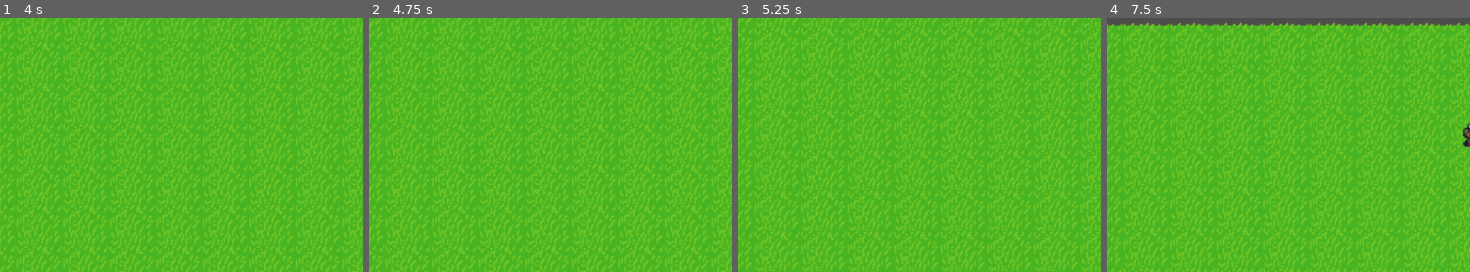
Above: before the commit, frames 1-4 (left to right).
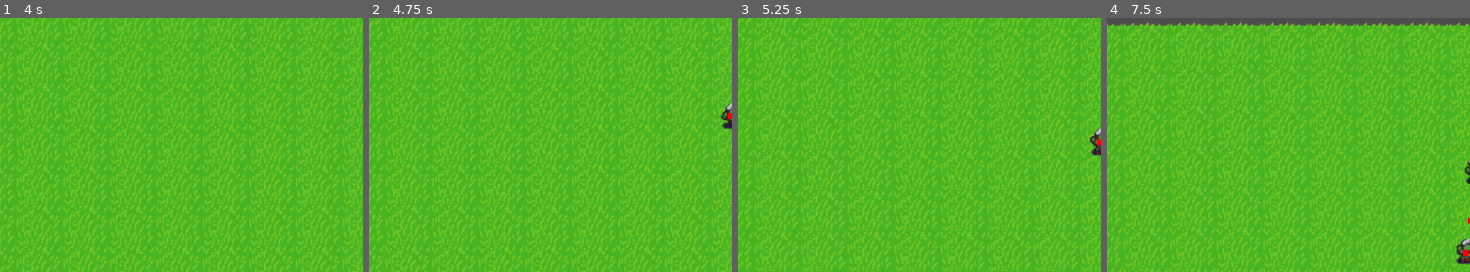
Above: after the commit, the same moments.

Repository: JesseZhong/little-lanterns
Game: Godot game, scene res://test.tscn
The game is run twice, just before and just after one commit, with the same random seed, the same clock (stepped at 60 frames per second) and the same inputs. This scene is started directly instead of the project's main scene.
Inputs (mouse positions are % of the whole screen's width and height, from its top left):
- Up to frame 1 (4 s): tap Enter at 0.5, 3.5 s; move the mouse to (39, 70) at 0.52 s; hold E (move_up) 0.53-1.25 s; hold O (charge_attack) 0.53-1.25 s; click (39, 70) at 0.67 s; drag from (78, 65) to (45, 50) at 1.27 s; tap Space at 2 s; move the mouse to (12, 35) at 2.02 s; hold S (move_left) 2.03-2.75 s; hold J (light_attack) 2.03-2.75 s; drag from (50, 50) to (12, 35) at 2.77 s; move the mouse to (28, 25) at 3.52 s; hold D (move_down) from 3.53 s (still down); hold Shift from 3.53 s (still down)
- Up to frame 2 (4.75 s): release D (move_down) at 4.25 s; release Shift at 4.25 s; drag from (69, 45) to (28, 25) at 4.27 s
- Up to frame 3 (5.25 s): tap Space at 5 s; move the mouse to (23, 55) at 5.02 s; hold E (move_up) from 5.03 s (still down); tap Ctrl at 5.1 s; click (23, 55) at 5.17 s
- Up to frame 4 (7.5 s): release E (move_up) at 5.75 s; drag from (56, 28) to (45, 50) at 5.77 s; tap Enter at 6.5 s; move the mouse to (39, 70) at 6.52 s; hold F (move_right) 6.53-7.25 s; hold I (heavy_attack) 6.53-7.25 s; drag from (78, 65) to (45, 50) at 7.27 s
The pictures show only the part of the screen within x 50-100%, y 17-67%; the shares and areas given below are measured in that part.

Frame 1 is identical in both runs. In frame 2, 0.2% of the frame differs, in the area x 96-100%, y 33-44%; in frame 3, 0.2%; in frame 4, 0.6%, in the area x 96-100%, y 41-97%.
Error after the commit: Assertion failed. (res://controllers/ai_controller.gd:103)

Commit message:
Changed the way normalized distribution ranges are stored and consumed in AI controllers. Added stalk command.

Diff:
--- a/ai/ai_target.gd
+++ b/ai/ai_target.gd
@@ -25,6 +25,10 @@
 	get:
 		return controller.character.position
 
+var move_direction: Vector2:
+	get:
+		return controller.character.movement_direction
+
 ## Amount of hits taken from this target.
 var hits_taken: int = 0
 
--- a/ai/humanoid_commands.gd
+++ b/ai/humanoid_commands.gd
@@ -84,9 +84,20 @@
 		return AiConstants.EndConditions.SKIPPED
 
 
-func _stalk(target: AiTarget):
-	var target_position = target.position
-	#var target_face_direction = target.controller.character.act('walk', Vector2.ZERO)
+static func stalk(target: AiTarget, distance: float):
+	return func (ai_controller: AiController):
+		var target_position = VectorMath.extend(
+			ai_controller.character.position,
+			distance,
+			target.move_direction.angle()
+		)
+
+		ai_controller.move_to(
+			target_position,
+			'walk'
+		)
+
+		return AiConstants.EndConditions.DESTINATION_REACHED
 
 
 static func circle(
--- a/controllers/ai_controller.gd
+++ b/controllers/ai_controller.gd
@@ -4,6 +4,8 @@
 signal done_waiting
 
 const DEFAULT_WAIT_TIME = 0.1
+
+static var _normal_distributed_range_rng_collection: Dictionary[String, NormalDistRange] = {}
 
 var nav_agent: NavigationAgent2D:
 	get:
@@ -94,6 +96,20 @@
 	_character.act(_move_type, _character.position.direction_to(_agent.get_next_path_position()))
 
 
+## Populates the normal distribution range collection with values.
+static func load_normal_dists(collection: Dictionary[String, Array]) -> void:
+	for n in collection:
+		var a = collection[n]
+		assert(len(a) == 4)
+		_normal_distributed_range_rng_collection[n] = NormalDistRange.new(a[0], a[1], a[2], a[3])
+
+
+## Short hand generating a normal distribution value.
+static func d(distribution_name: String) -> float:
+	var dist = _normal_distributed_range_rng_collection.get(distribution_name)
+	return dist.value if dist else 0.0
+
+
 func setup(own_character: Character2D, own_condition: CharacterCondition, ...args) -> void:
 	super.setup(own_character, own_condition)
 	assert(len(args) >= 3, 'AI controller setup requires at least 5 arguments.')
--- a/controllers/orc_controller.gd
+++ b/controllers/orc_controller.gd
@@ -5,20 +5,35 @@
 	low_att_dist = 140,
 }
 
-static var _scan_range_rng = NormalDistRange.new(120, 2.4, 112, 128)
-static var _attention_range_rng = NormalDistRange.new(ATTENTION.range, 3.1, 208, 232)
-static var _keep_attention_rng = NormalDistRange.new(40, 1.4, 35, 45)
-static var _close_modifier_rng = NormalDistRange.new(0.4, 0.0024, 0.38, 0.42)
-static var _far_modifier_rng = NormalDistRange.new(0.2, 0.0016, 0.19, 0.21)
-static var _hp_modifier_rng = NormalDistRange.new(0.3, 0.02, 0.15, 0.45)
-static var _hits_modifier_rng = NormalDistRange.new(0.5, 0.015, 0.4, 0.6)
-static var _damage_modifier_rng = NormalDistRange.new(0.6, 0.018, 0.5, 0.7)
-static var _walk_distance_rng = NormalDistRange.new(54, 3.2, 40, 65)
-static var _approach_distance_rng = NormalDistRange.new(12, 0.58, 9, 15)
-static var _approach_side_variance_rng = NormalDistRange.new(0, 1.5, -7, 7)
-static var _circle_distance_rng = NormalDistRange.new(32, 2.1, 25, 40)
-static var _idle_interval_rng = NormalDistRange.new(1.7, 0.26, 0, 3.0)
 var _patrol_target: Vector2
+
+static func _static_init():
+	load_normal_dists({
+		# Attention areas.
+		'att: scan range' = [120, 2.4, 112, 128],
+		'att: attention range' = [ATTENTION.range, 3.1, 208, 232],
+		'att: maintain attention range' = [40, 1.4, 35, 45],
+
+		# Target weight modifiers.
+		'wm: near target' = [0.4, 0.0024, 0.38, 0.42],
+		'wm: far target' = [0.2, 0.0016, 0.19, 0.21],
+		'wm: target hp' = [0.3, 0.02, 0.15, 0.45],
+		'wm: target landed hits' = [0.5, 0.015, 0.4, 0.6],
+		'wm: target landed damage' = [0.6, 0.018, 0.5, 0.7],
+
+		# Idle.
+		'i: walk distance' = [54, 3.2, 40, 65],
+		'i: pause time' = [1.7, 0.26, 0, 3.0],
+
+		# Attacks.
+		'atk: approach distance' = [12, 0.58, 9, 15],
+		'atk: approach side variance' = [0, 1.5, -7, 7],
+		'atk: circling distance' = [32, 2.1, 25, 40],
+		'atk: evade distance' = [],
+
+		# Watch/assess.
+		'w: stalk distance' = [37, 5.8, 20, 60]
+	})
 
 
 func _ready() -> void:
@@ -38,8 +53,8 @@
 				own_character,
 				own_condition,
 				# Create the monitoring areas.
-				_scan_range_rng.value,
-				_attention_range_rng.value,
+				d('att: scan range'),
+				d('att: attention range'),
 				params,
 			)
 		)
@@ -60,22 +75,22 @@
 	var distance = (data.position as Vector2 - position).length()
 	var diff = distance - ATTENTION.low_att_dist
 	weight += (
-		(abs(diff) * _close_modifier_rng.value) if diff < 0 else _far_modifier_rng.value * diff
+		abs(diff) * d('wm: near target') if diff < 0 else d('wm: far target') * diff
 	)
 
 	# The lower the percentage health, higher attention.
 	var percent_hp = target_condition.current_hp / target_condition.max_hp.value
-	weight += (1 - percent_hp) * _hp_modifier_rng.value
+	weight += (1 - percent_hp) * d('wm: target hp')
 
 	# Hits taken from target.
-	weight += data.hits_taken * _hits_modifier_rng.value
+	weight += data.hits_taken * d('wm: target landed hits')
 
 	# Damage taken from target.
-	weight += data.damage_taken * _damage_modifier_rng.value
+	weight += data.damage_taken * d('wm: target landed damage')
 
 	# If already current target, maybe maintain.
 	if _current_target == key:
-		weight += _keep_attention_rng.value
+		weight += d('att: maintain attention range')
 		data.target_time += delta_since
 
 	data.weight = weight
@@ -85,31 +100,53 @@
 func _idle():
 	_queue.do(
 		HumanoidCommands.wander_patrol(
-			_patrol_target, _walk_distance_rng.value, PI * 0.7, _idle_interval_rng.value
+			_patrol_target, d('i: walk distance'), PI * 0.7, d('i: pause time')
 		)
 	)
 
 
 func _engage_target(ai_target: AiTarget, _delta: float) -> void:
 	if !_queue.has_commands:
+		var move_direction = ai_target.move_direction
+		var current_position = _character.position
+		var distance = (current_position - ai_target.position).length()
+
+		# Target not moving, walking away, or hasn't attacked in a while.
+		# Circle or stalk.
+
+
+		# Target walking towards.
+		# Backstep and attack.
+
+
+
+
+		# Approach and attack.
 		RNG.decide(
 			[
 				0.5,
-				func(): _queue.do(HumanoidCommands.circle(
+				func (): _queue.do(HumanoidCommands.circle(
 					self,
 					ai_target.position,
-					_circle_distance_rng.value,
+					d('atk: circling distance'),
 					true,
 					'run'
 				))
 			],
 			[
+				1.2,
+				func (): _queue.do(HumanoidCommands.stalk(
+					ai_target,
+					d('w: stalk distance')
+				))
+			],
+			[
 				2.0,
-				func(): _queue.do([
+				func (): _queue.do([
 					HumanoidCommands.rush(
 						ai_target,
-						_approach_distance_rng.value,
-						_approach_side_variance_rng.value
+						d('atk: approach distance'),
+						d('atk: approach side variance')
 					),
 					HumanoidCommands.careful_strike(ai_target)
 				])
